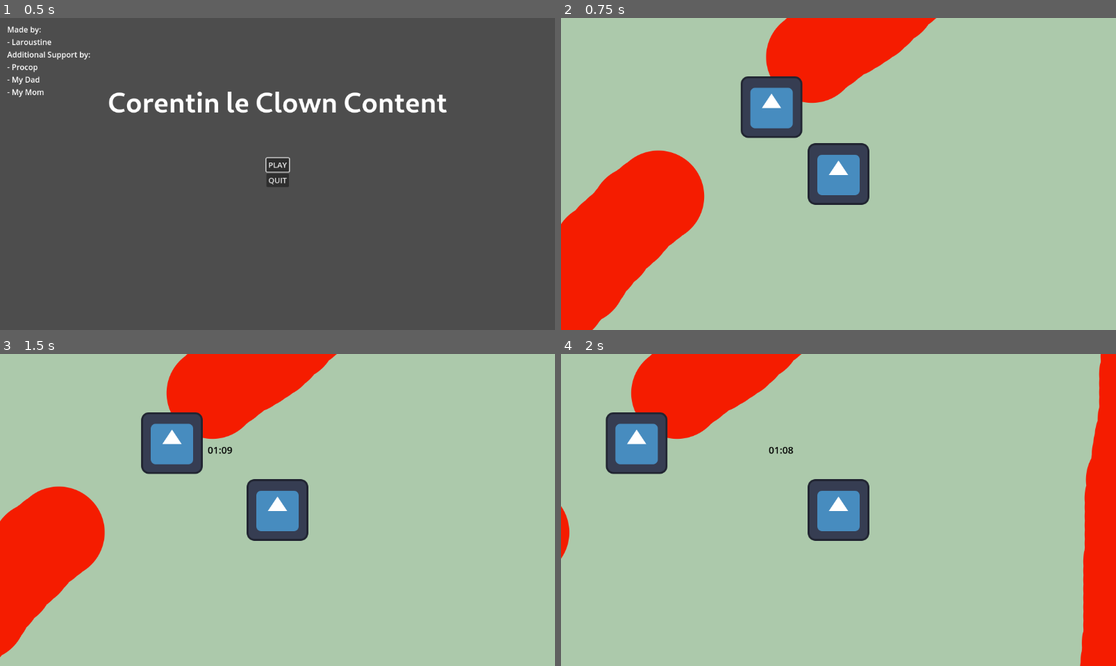
Above: before the commit, frames 1-4 (two rows, left to right).
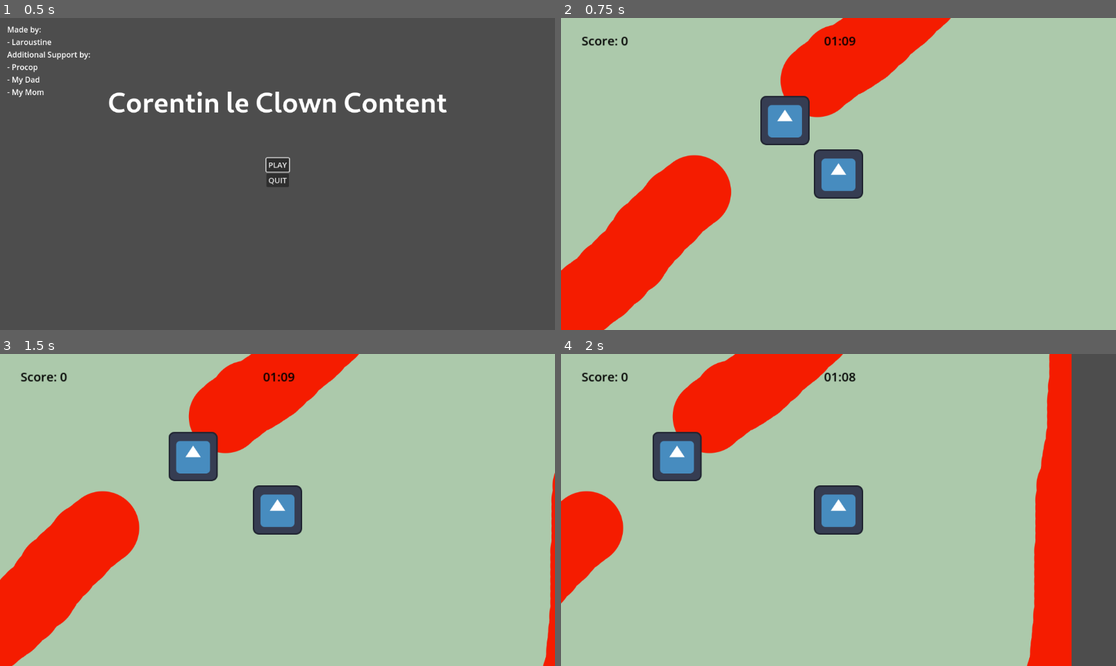
Above: after the commit, the same moments.

Repository: Laroustine/Global-GameJam_2024
Game: Godot game, scene res://menu/menu.tscn
Two runs of this game, one before a commit and one after it. Both use one fixed random seed, a clock stepped at 60 frames per second and the inputs below. The engine's default icon, where the game draws it, is replaced by a stand-in: a white triangle on a blue panel in a dark square.
Inputs:
- Up to frame 1 (0.5 s): no input
- Up to frame 2 (0.75 s): click "PLAY" at 0.5 s
- Up to frame 3 (1.5 s): tap Enter (ui_accept) at 1.25 s; hold Right (ui_right) from 1.28 s (still down)
- Up to frame 4 (2 s): keep holding Right (ui_right); tap Enter (ui_accept) at 1.52 s

Frame 1 is identical in both runs. In frame 2, 11% of the frame differs, in the area x 0-71%, y 0-100%; in frame 3, 13%; in frame 4, 26%, in the area x 0-100%, y 0-100%.

Commit message:
[ADD] Handle of Mini-Game Withing player

Diff:
--- a/player/Player.gd
+++ b/player/Player.gd
@@ -3,7 +3,13 @@
 @export var speed:int = 400
 @export var map_size:Vector2 = Vector2(2048,2048)
 @onready var time_lable = $Control/Time
+@onready var score_lable = $Control/Score
 @export var timer:Timer
+var SCORE = 0
+
+var IS_PLAYING = false
+var MINI_GAMES = [preload("res://mini-games/meme_ortie.tscn")]
+var CURRENT_GAME = null
 
 signal collided_child(child)
 
@@ -12,15 +18,18 @@
 	pass
 
 # Called every frame. 'delta' is the elapsed time since the previous frame.
-func _process(delta):
+func _process(_delta):
 	time_lable.set_text(time_to_str(int(timer.time_left)))
+	score_lable.set_text("Score: " + str(SCORE))
 
-func time_to_str(time):
-	var min = int(time)/60
-	var sec = int(time) - min*60
+func time_to_str(time: int):
+	var min = time/60
+	var sec = time - min*60
 	return str("%0*d"%[2,min])+":"+str("%0*d" % [2,sec])
 
-func _physics_process(delta):
+func _physics_process(_delta):
+	if IS_PLAYING:
+		return
 	# returns the direction with analog support
 	velocity = Input.get_vector("ui_left", "ui_right", "ui_up", "ui_down")
 
@@ -29,10 +38,23 @@
 		$AnimatedSprite2D.play()
 	else:
 		$AnimatedSprite2D.stop()
-
-
 	move_and_slide()
 
+func set_playing(value: bool):
+	IS_PLAYING = value
+	$Control/SubViewportContainer.visible = value
+	if CURRENT_GAME:
+		CURRENT_GAME.IS_PLAYING = value
 
 func _on_area_2d_area_entered(area):
+	CURRENT_GAME = MINI_GAMES[randi_range(0, len(MINI_GAMES) - 1)].instantiate()
+	CURRENT_GAME.give_score.connect(_on_give_score)
+	$Control/SubViewportContainer/SubViewport.add_child(CURRENT_GAME)
+	set_playing(true)
 	collided_child.emit(area)
+
+func _on_give_score(value):
+	SCORE += value
+	set_playing(false)
+	CURRENT_GAME.queue_free()
+	CURRENT_GAME = null
--- a/player/Player.tscn
+++ b/player/Player.tscn
@@ -14,8 +14,8 @@
 "speed": 5.0
 }]
 
-[sub_resource type="RectangleShape2D" id="RectangleShape2D_pws2n"]
-size = Vector2(127, 127)
+[sub_resource type="CircleShape2D" id="CircleShape2D_3m44v"]
+radius = 59.0
 
 [sub_resource type="RectangleShape2D" id="RectangleShape2D_6uy1b"]
 size = Vector2(127, 127)
@@ -27,33 +27,72 @@
 sprite_frames = SubResource("SpriteFrames_t8pfd")
 
 [node name="CollisionShape2D" type="CollisionShape2D" parent="."]
-shape = SubResource("RectangleShape2D_pws2n")
+shape = SubResource("CircleShape2D_3m44v")
+debug_color = Color(0.94902, 0, 0.576471, 0.419608)
 
 [node name="Camera2D" type="Camera2D" parent="."]
+zoom = Vector2(0.8, 0.8)
 
 [node name="Control" type="Control" parent="."]
 layout_mode = 3
 anchors_preset = 0
-offset_left = -139.0
-offset_top = -139.0
-offset_right = -99.0
-offset_bottom = -99.0
+grow_horizontal = 2
+grow_vertical = 2
 size_flags_horizontal = 4
 size_flags_vertical = 0
 metadata/_edit_use_anchors_ = true
 
 [node name="Time" type="Label" parent="Control"]
 layout_mode = 1
-anchors_preset = 5
+anchors_preset = 8
 anchor_left = 0.5
+anchor_top = 0.5
 anchor_right = 0.5
-offset_left = -20.0
-offset_right = 20.0
-offset_bottom = 28.0
+anchor_bottom = 0.5
+offset_left = -79.0
+offset_top = -369.0
+offset_right = 26.0
+offset_bottom = -341.0
 grow_horizontal = 2
+grow_vertical = 2
+scale = Vector2(1.6, 1.6)
 theme_override_colors/font_color = Color(0, 0, 0, 1)
 theme_override_font_sizes/font_size = 20
+text = "TEMP TEXT"
 horizontal_alignment = 1
+
+[node name="Score" type="Label" parent="Control"]
+layout_mode = 1
+anchors_preset = 8
+anchor_left = 0.5
+anchor_top = 0.5
+anchor_right = 0.5
+anchor_bottom = 0.5
+offset_left = -689.0
+offset_top = -369.0
+offset_right = -584.0
+offset_bottom = -341.0
+grow_horizontal = 2
+grow_vertical = 2
+scale = Vector2(1.6, 1.6)
+theme_override_colors/font_color = Color(0, 0, 0, 1)
+theme_override_font_sizes/font_size = 20
+text = "TEMP TEXT"
+horizontal_alignment = 1
+
+[node name="SubViewportContainer" type="SubViewportContainer" parent="Control"]
+visible = false
+layout_mode = 1
+anchors_preset = 15
+anchor_right = 1.0
+anchor_bottom = 1.0
+grow_horizontal = 2
+grow_vertical = 2
+
+[node name="SubViewport" type="SubViewport" parent="Control/SubViewportContainer"]
+handle_input_locally = false
+size = Vector2i(1100, 600)
+render_target_update_mode = 0
 
 [node name="Area2D" type="Area2D" parent="."]
 
